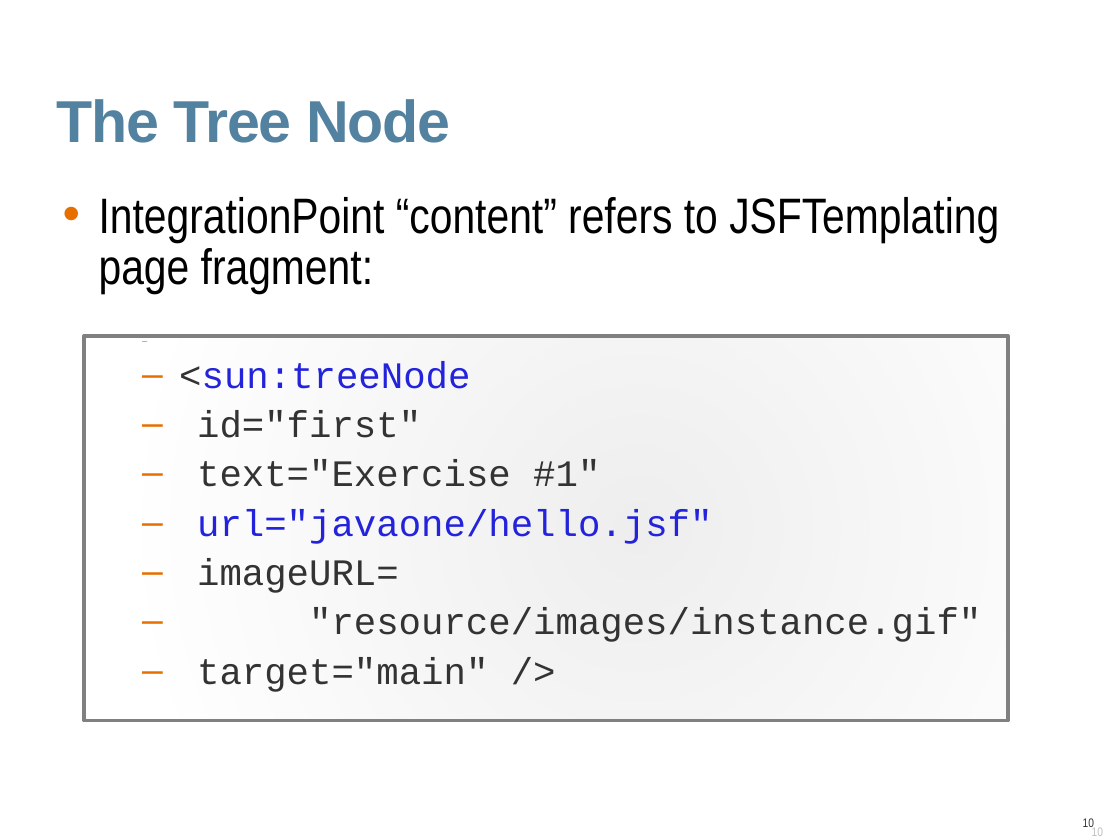
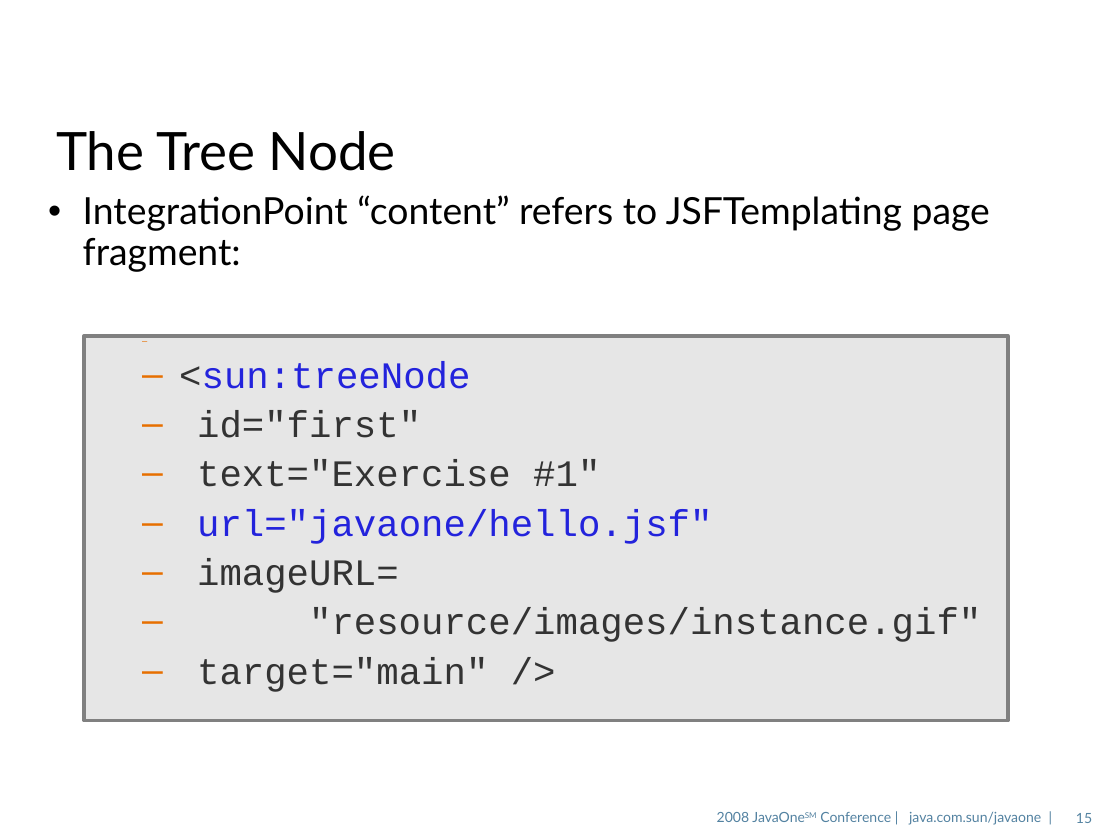
Before and after one commit to javaee/glassfish, a slide deck: slide 15 of v3/admingui/j1plugin/gfplugin/4520_gfplugin.odp (slide 10 before the commit). Drawn at 1120x840 pixels with LibreOffice and Linux fonts; fonts in the diff are those of the drawing; background and template pictures are left out. Boxes give left, top, right and bottom in pixels: in the first picture for what was removed or moved away, otherwise in the second. Text is boxed around its words. In the diff, an @@ line names an element or a change of style, - is before the commit and + after.

```diff
--- a/v3/admingui/j1plugin/gfplugin/4520_gfplugin.odp
+++ b/v3/admingui/j1plugin/gfplugin/4520_gfplugin.odp
@@ title "The Tree Node" at (x1=56, y1=131, x2=396, y2=171): size 38 to 34 pt, font Arial to Lato, text colour #5382A1 to #000000, letter spacing -0.7 to 0 pt, bold off; line spacing 0.9 to 0.85; vertical alignment top to middle @@
@@ text "IntegrationPoint “content” refers to JSFTemplating ..." at (x1=83, y1=195, x2=990, y2=272): size 32 to 24 pt, font Arial Narrow to Lato; indent changed; line spacing 0.85 to 0.9; less space between paragraphs @@
@@ rectangle "<sun:treeNode" at (x1=84, y1=336, x2=1008, y2=720): fill gradient #E6E6E6 to #E6E6E6 @@
@@ text added at (x1=717, y1=812, x2=1041, y2=825), 9 pt, text #5382A1 @@
+2008 JavaOneSM Conference | java.com.sun/javaone |
@@ page number added at (x1=1076, y1=813, x2=1092, y2=823), 9 pt, text #5483A1 @@
+15
@@ page number removed at (x1=1083, y1=818, x2=1094, y2=829) @@
-10
```
Also in this commit, not shown: 27 other slides changed, 10 slides added, 1 slide removed.
